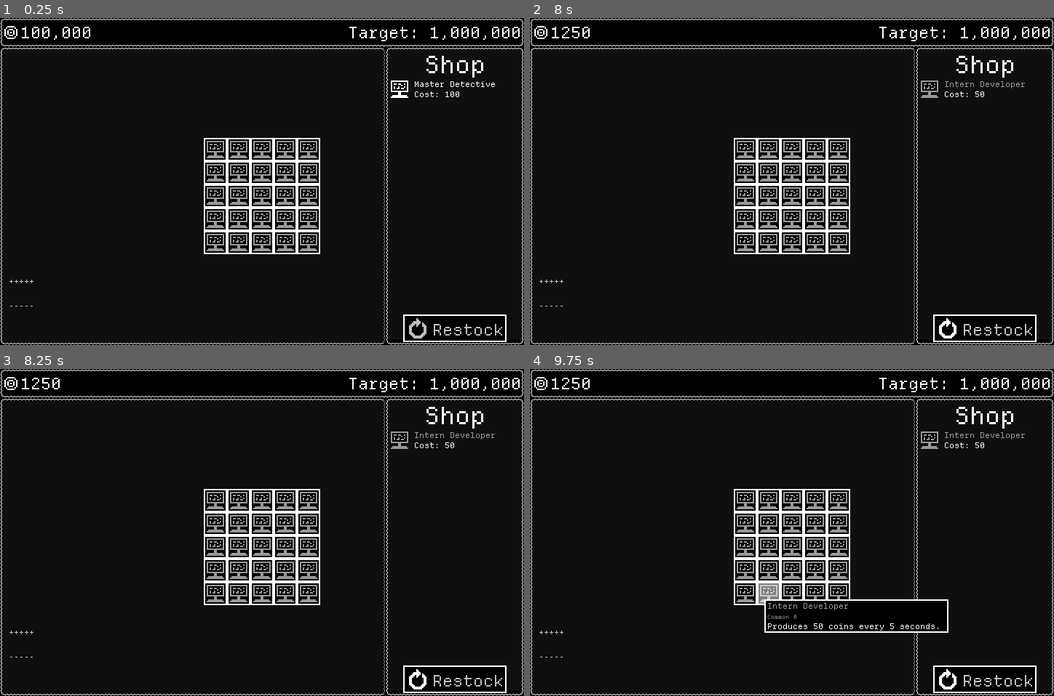
Above: before the commit, frames 1-4 (two rows, left to right).
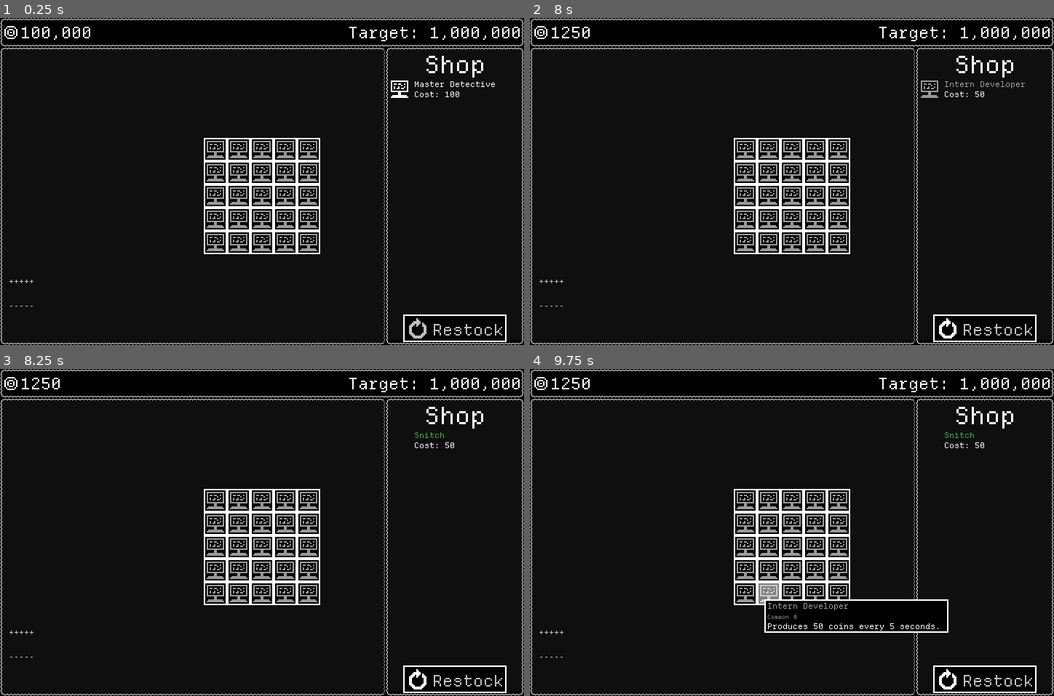
Above: after the commit, the same moments.

Repository: GemDust0/TooBigToFail
Game: Godot game, scene res://Scenes/CorporateSim.tscn
The game is run twice, just before and just after one commit, with the same random seed, the same clock (stepped at 60 frames per second) and the same inputs. This scene is started directly instead of the project's main scene.
Inputs (mouse positions are in pixels of both pictures, inside the frame that each line leads up to):
- Up to frame 1 (0.25 s): no input
- Up to frame 2 (8 s): click "+++++" at 0.5 s; click "-----" at 1.25 s; click "Restock" at 2 s; click "+++++" at 2.75 s; click "-----" at 3.5 s; click "Restock" at 4.25 s; click "+++++" at 5 s; click "-----" at 5.75 s; click "Restock" at 6.5 s; tap Enter (enter) at 7.25 s; move the mouse to (907, 165) at 7.27 s; hold Enter (enter) from 7.28 s (still down); click (907, 165) at 7.42 s
- Up to frame 3 (8.25 s): tap Space at 8 s; move the mouse to (157, 548) at 8.02 s; release Enter (enter) at 8.03 s; click (157, 548) at 8.1 s
- Up to frame 4 (9.75 s): tap Enter (enter) at 8.75 s; move the mouse to (844, 460) at 8.77 s; hold Enter (enter) 8.78-9.53 s; click (844, 460) at 8.92 s; tap Space at 9.5 s; move the mouse to (765, 597) at 9.52 s; click (765, 597) at 9.6 s

Frames 1-2 are identical in both runs. In frame 3, 0.2% of the frame differs, in the area x 74-95%, y 19-25%; in frame 4, 0.2%.

Commit message:
Snitch added to shop

Diff:
--- a/Scenes/CorporateSim.tscn
+++ b/Scenes/CorporateSim.tscn
@@ -8,6 +8,7 @@
 [ext_resource type="PackedScene" uid="uid://d2o7ayg510k4a" path="res://Scenes/EmployeeShop.tscn" id="6_cj7sp"]
 [ext_resource type="Script" uid="uid://ck0245lqu86lu" path="res://Scripts/DescriptionLabel.gd" id="7_yop2h"]
 [ext_resource type="PackedScene" uid="uid://c5uabqwgjomsa" path="res://Scenes/Employees/InternDeveloper.tscn" id="8_4ekef"]
+[ext_resource type="PackedScene" uid="uid://beodsmuxx7kqu" path="res://Scenes/Employees/Snitch.tscn" id="9_ux72k"]
 
 [node name="CorporateSim" type="Node" unique_id=1056640650]
 script = ExtResource("1_v5m7x")
@@ -123,7 +124,7 @@
 
 [node name="EmployeeShop" parent="." unique_id=1407566876 node_paths=PackedStringArray("sim") instance=ExtResource("6_cj7sp")]
 sim = NodePath("..")
-employees = Array[PackedScene]([ExtResource("8_4ekef")])
+employees = Array[PackedScene]([ExtResource("8_4ekef"), ExtResource("9_ux72k")])
 
 [connection signal="money_produced" from="PanelContainer/EmployeeGrid" to="." method="add_money"]
 [connection signal="pressed" from="Button" to="." method="_on_button_pressed"]
